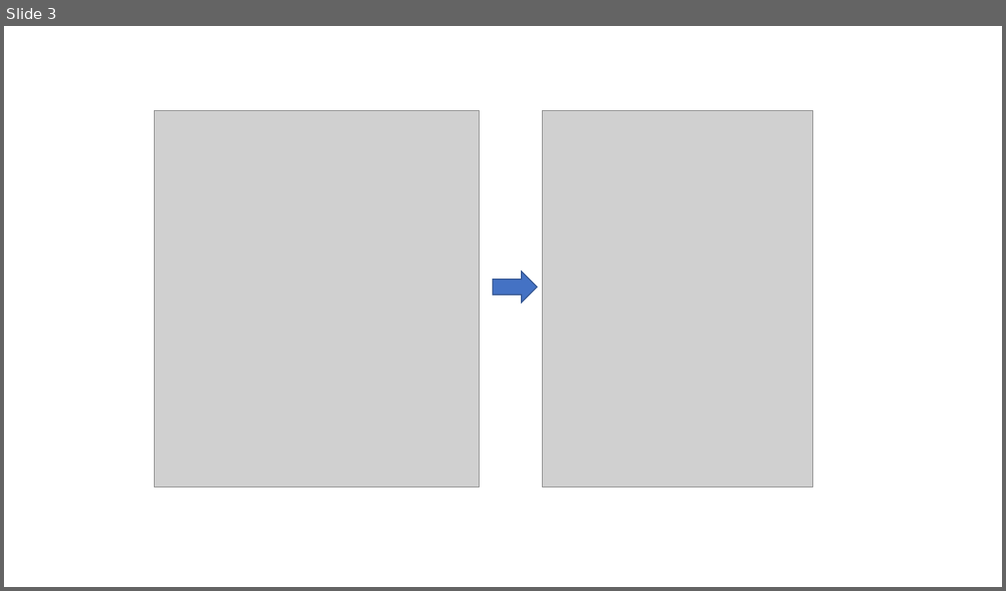
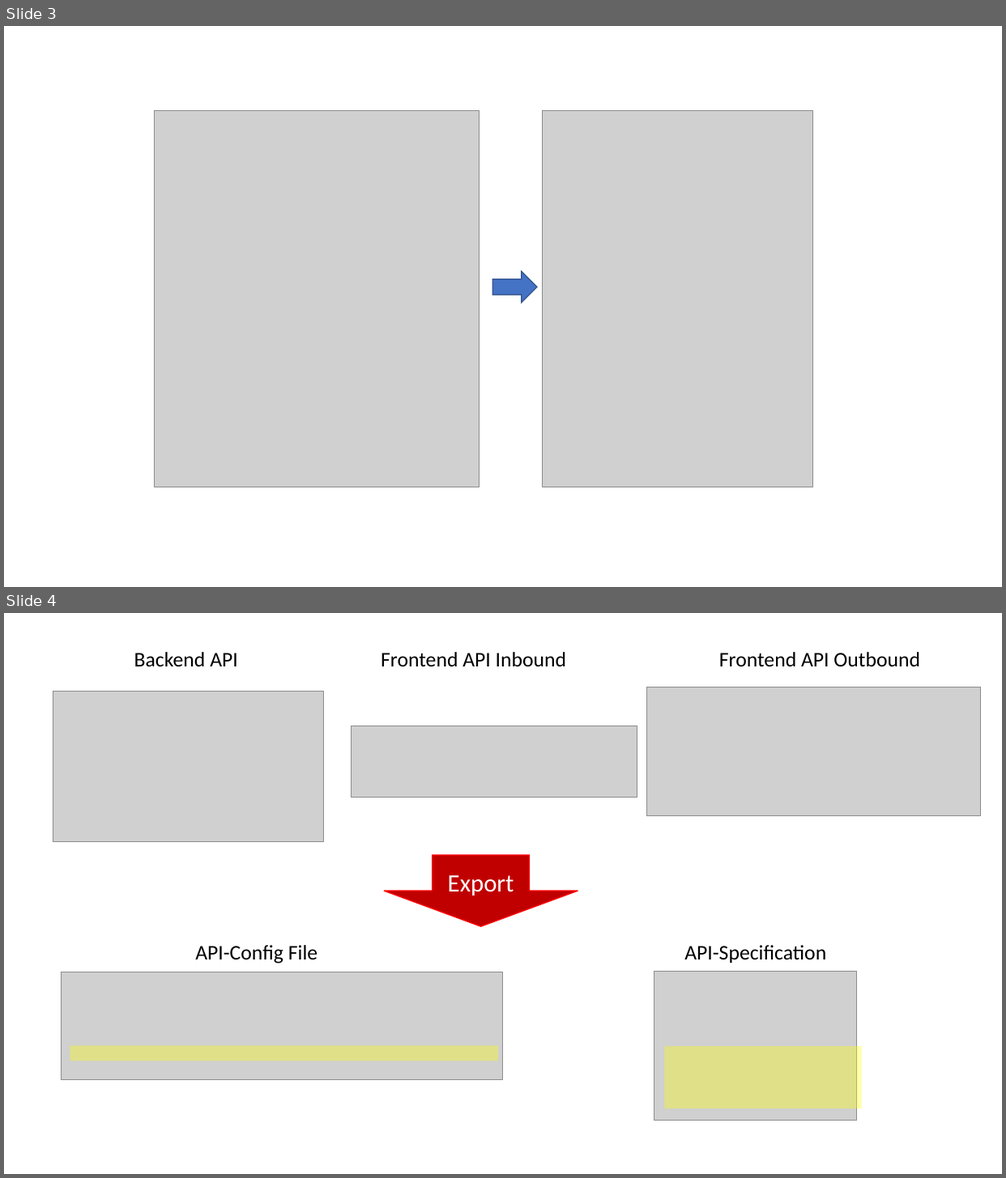
Before and after one commit to Axway-API-Management-Plus/apim-cli, a slide deck: misc/images/Image-Sources.pptx. Shown one above the other, each under a label of ours: slide 3 before the commit, slides 3 and 4 after it. The pictures are 1006x591 and 1006x1178 pixels, drawn with LibreOffice and Linux fonts; fonts in the diff are those of the drawing; grey boxes stand for pictures. Boxes give left, top, right and bottom in pixels: in the first picture for what was removed or moved away, otherwise in the second. Text is boxed around its words. In the diff, an @@ line names an element or a change of style, - is before the commit and + after.

Commit message:
Exported backendBasepath now created base on configured
Frontend-API Backend Host and Path plus the Backend-API Resource path. #158

```diff
--- a/misc/images/Image-Sources.pptx
+++ b/misc/images/Image-Sources.pptx
@@ slide 4 added at [4,613,1002,1174], background #FFFFFF @@
@@ text added at [134,652,238,666], 20 pt, text #000000 @@
+Backend API
@@ text added at [381,652,566,666], 20 pt, text #000000 @@
+Frontend API Inbound
@@ text added at [719,652,920,666], 20 pt, text #000000 @@
+Frontend API Outbound
@@ picture added at [53,691,324,842] @@
@@ picture added at [646,687,981,816] @@
@@ picture added at [351,726,637,797] @@
@@ down arrow added at [385,855,578,926], fill #C00000, outline #FF0000 1 pt, 24 pt, text #FFFFFF @@
+Export
@@ text added at [195,945,317,964], 20 pt, text #000000 @@
+API-Config File
@@ text added at [684,945,826,963], 20 pt, text #000000 @@
+API-Specification
@@ picture added at [61,973,503,1081] @@
@@ picture added at [654,971,858,1121] @@
@@ rectangle added at [70,1046,498,1061], fill #FFFF00 at 34% opacity @@
@@ rectangle added at [664,1046,861,1109], fill #FFFF00 at 34% opacity @@
```
Also in this commit, not shown: 5 other files.
